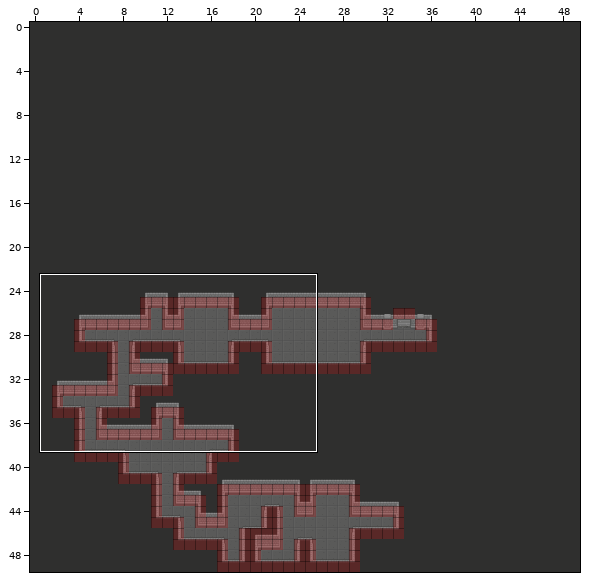
A Tiled map gets an edit: Team5_Torchase/win32/Resources/Maptest/Mapver2.tmx. The picture above shows the old version from afar; the outline marks the close-up.
Close-up. First the earlier version:
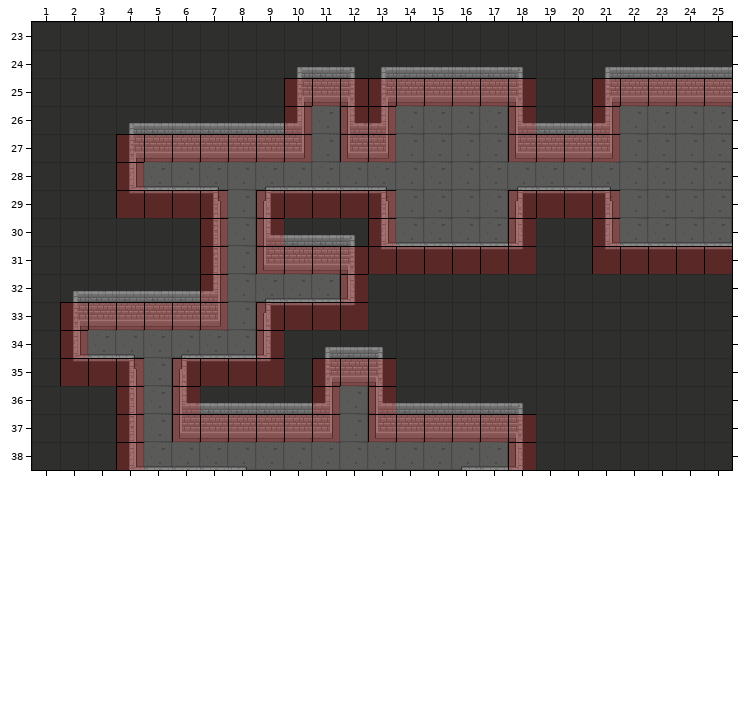
Cells are 32x32 px. Shown: x 1..25, y 23..38. The commit also changed other parts of the map, which this record leaves out.
After the commit:
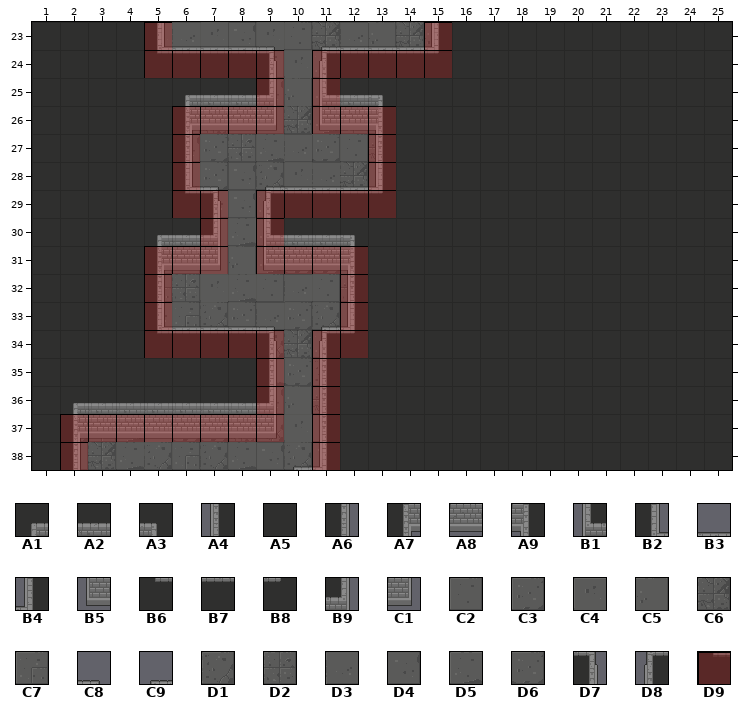
Key: from "GamemapObject": A1 3, A2 4, A3 5, A4 16, A5 17, A6 18, A7 19, A8 20, A9 21, B1 32, B2 35, B3 36, B4 37, B5 48, B6 51, B7 52, B8 53, B9 65, C1 81, C2 88, C3 89, C4 90, C5 91, C6 92, C7 93, C8 97, C9 98, D1 104, D2 105, D3 106, D4 107, D5 108, D6 109, D7 113, D8 114; from "meta_tiles": D9 0.
__ is an empty cell, ## one hidden under a higher layer.
Tiles replaced or removed in this view: A1, A2, A3, A5, A6, A7, A8, A9, B1, B2, B3, B4, B5, B6, B7, B8, B9, C1, C2, C8, C9, D7, D8, D9.
See-through tiles are keyed as they look on the map.
Edits made:
Changed rows in their new state; .. is an unchanged cell.
Layer "Floor":
first column x 2:
23 .. .. .. C4 D3 C4 D4 C4 C2 C6 D3 C5 C6 C5 .. .. .. .. .. .. .. .. .. ..
24 .. .. .. .. .. .. .. C2 C4 C7 .. .. .. .. .. .. .. .. .. .. .. .. .. ..
25 .. .. .. .. .. .. .. D4 C5 D5 ## ## A5 A5 A5 A5 A5 .. .. A5 A5 A5 A5 A5
26 .. .. .. .. C2 C6 D4 C2 C6 D5 D2 C7 A5 A5 A5 A5 A5 .. .. A5 A5 A5 A5 A5
27 .. .. A5 A5 D4 C3 D2 D5 D3 .. .. C6 A5 A5 A5 A5 A5 A5 A5 A5 A5 A5 A5 A5
28 .. .. A5 A5 D5 .. .. .. .. .. .. D3 A5 A5 A5 A5 A5 A5 A5 A5 A5 A5 A5 A5
29 .. .. .. .. .. .. .. .. .. .. .. ## A5 A5 A5 A5 A5 .. .. A5 A5 A5 A5 A5
30 .. .. .. .. .. C5 .. .. .. .. .. A5 A5 A5 A5 A5 A5 .. .. A5 A5 A5 A5 A5
31 .. .. .. D2 C2 C5 .. .. .. .. .. .. .. .. .. .. .. .. .. .. .. .. .. ..
32 .. .. .. C7 D2 C4 .. .. D3 .. D2 .. .. .. .. .. .. .. .. .. .. .. .. ..
33 A5 A5 A5 D3 C7 D1 C3 D3 C3 D1 C2 .. .. .. .. .. .. .. .. .. .. .. .. ..
34 A5 A5 A5 ## ## ## ## D1 C6 C7 .. .. .. .. .. .. .. .. .. .. .. .. .. ..
35 A5 A5 A5 A5 A5 .. .. D5 D6 D1 A5 A5 .. .. .. .. .. .. .. .. .. .. .. ..
36 .. .. ## ## ## .. .. D4 C5 C6 A5 A5 .. .. .. .. .. .. .. .. .. .. .. ..
37 C3 C7 D5 C4 D6 .. .. D1 C4 .. A5 A5 A5 A5 A5 A5 A5 .. .. .. .. .. .. ..
38 C2 C6 D5 D1 C7 D1 D5 .. D1 D4 A5 A5 A5 A5 A5 A5 A5 .. .. .. .. .. .. ..
Layer "Wal":
first column x 2:
23 .. .. .. B2 B3 B3 B3 C8 .. C9 B3 B3 B3 B4 .. .. .. .. .. .. .. .. .. ..
24 .. .. .. B6 B7 B7 B7 D7 __ D8 B7 B7 B7 B8 __ __ __ .. .. __ __ __ __ __
25 .. .. .. .. A1 A2 A2 B9 __ B1 A2 A3 __ __ __ __ __ .. .. __ __ __ __ __
26 .. .. __ __ A7 A8 A8 C1 __ B5 A8 A9 .. .. .. .. __ __ __ __ .. .. .. ..
27 .. .. __ __ A6 __ __ __ __ .. __ A4 .. .. .. .. __ __ __ __ .. .. .. ..
28 .. .. __ __ B2 .. .. .. .. .. .. B4 .. .. .. .. __ __ __ __ .. .. .. ..
29 .. .. __ __ B6 .. .. .. .. .. .. B8 .. .. .. .. __ __ __ __ .. .. .. ..
30 .. .. .. A1 A2 B9 .. .. .. .. .. __ __ __ __ __ __ .. .. __ __ __ __ __
31 .. .. .. A7 A8 C1 .. .. .. .. .. __ __ __ __ __ __ .. .. __ __ __ __ __
32 __ __ __ A6 __ __ .. __ __ __ A4 .. .. .. .. .. .. .. .. .. .. .. .. ..
33 __ __ __ B2 B3 B3 B3 C8 __ C9 B4 .. .. .. .. .. .. .. .. .. .. .. .. ..
34 __ __ __ B6 B7 B7 B7 D7 .. D8 B8 __ .. .. .. .. .. .. .. .. .. .. .. ..
35 __ __ __ .. __ __ __ A6 .. A4 __ __ .. .. .. .. .. .. .. .. .. .. .. ..
36 A1 A2 A2 A2 A2 .. .. B9 __ A4 .. __ __ __ __ __ __ .. .. .. .. .. .. ..
37 A7 A8 A8 A8 A8 .. .. C1 __ A4 .. __ __ __ __ __ __ .. .. .. .. .. .. ..
38 A6 .. __ __ __ __ __ .. C9 B4 .. .. .. .. __ __ __ .. .. .. .. .. .. ..
Layer "meta":
first column x 2:
23 .. .. .. D9 .. .. .. .. .. .. .. .. .. D9 .. .. .. .. .. .. .. .. .. ..
24 .. .. .. D9 D9 D9 D9 D9 .. D9 D9 D9 D9 D9 .. .. .. .. .. .. .. .. .. ..
25 .. .. .. .. .. .. .. D9 __ .. __ __ __ __ __ __ __ .. .. __ __ __ __ __
26 .. .. .. .. D9 D9 D9 D9 __ D9 .. .. .. .. .. .. __ .. .. __ .. .. .. ..
27 .. .. __ __ .. __ __ __ __ .. __ .. .. .. .. .. __ __ __ __ .. .. .. ..
28 .. .. __ .. D9 .. .. .. .. .. .. D9 .. .. .. .. .. .. .. .. .. .. .. ..
29 .. .. __ __ .. .. .. .. .. .. .. .. .. .. .. .. __ __ __ __ .. .. .. ..
30 .. .. .. .. .. .. .. .. .. .. .. __ .. .. .. .. __ .. .. __ .. .. .. ..
31 .. .. .. D9 D9 .. .. .. .. .. .. __ __ __ __ __ __ .. .. __ __ __ __ __
32 .. .. .. D9 .. __ .. .. .. .. .. .. .. .. .. .. .. .. .. .. .. .. .. ..
33 __ __ __ .. __ __ .. __ __ __ .. .. .. .. .. .. .. .. .. .. .. .. .. ..
34 __ .. .. D9 D9 D9 D9 .. .. D9 D9 .. .. .. .. .. .. .. .. .. .. .. .. ..
35 __ __ __ .. __ __ __ .. .. .. __ __ .. .. .. .. .. .. .. .. .. .. .. ..
36 .. .. __ .. __ .. .. D9 .. .. .. __ .. .. .. .. .. .. .. .. .. .. .. ..
37 D9 D9 .. D9 .. .. .. .. __ .. .. __ __ __ __ __ __ .. .. .. .. .. .. ..
38 D9 .. __ .. .. .. .. .. .. D9 .. .. .. .. .. .. __ .. .. .. .. .. .. ..
Boxes around the changes in both close-ups, in picture pixels (x1, y1, x2, y2):
changed: (60, 22, 732, 470)
